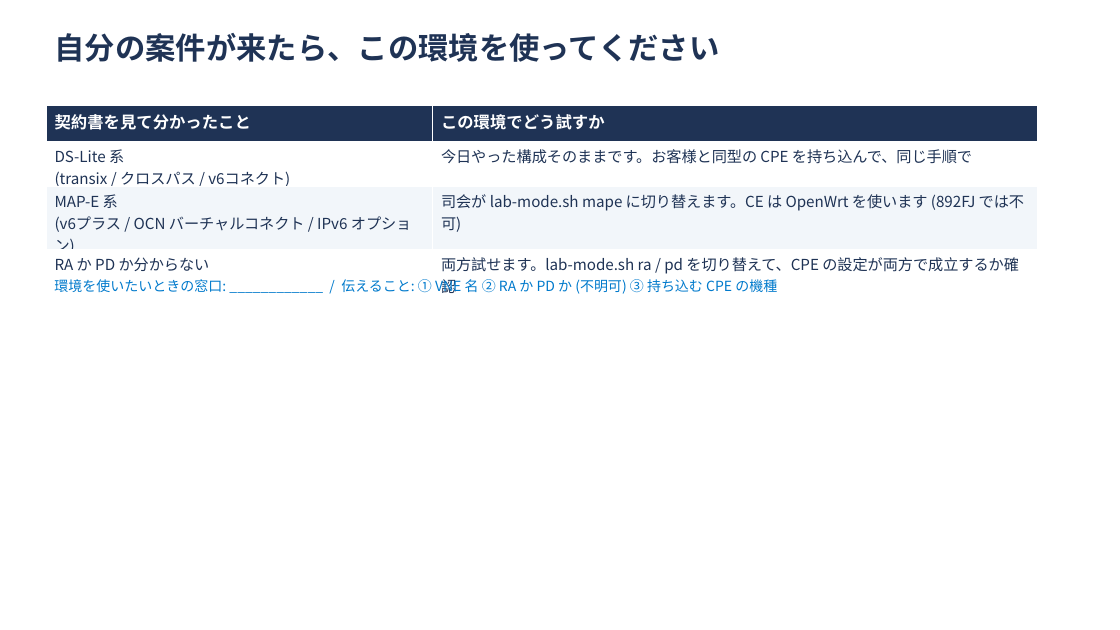
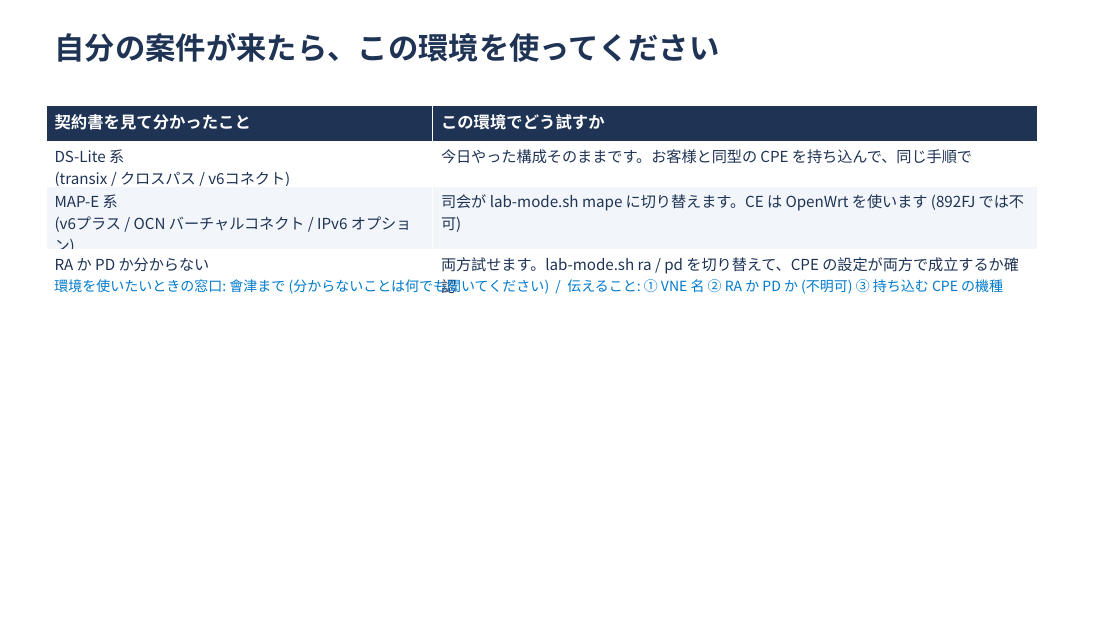
Before and after one commit to ginchankawaii/claude-code-book-template, a slide deck: slide 30 of docs/ipoe-lab/slides/handson.pptx. Drawn at 1120x630 pixels with LibreOffice and Linux fonts; fonts in the diff are those of the drawing. Boxes give left, top, right and bottom in pixels: in the first picture for what was removed or moved away, otherwise in the second. Text is boxed around its words. In the diff, an @@ line names an element or a change of style, - is before the commit and + after.

```diff
--- a/docs/ipoe-lab/slides/handson.pptx
+++ b/docs/ipoe-lab/slides/handson.pptx
@@ text at (54, 279, 1003, 294): text changed @@
-環境を使いたいときの窓口: ____________ / 伝えること: ① VNE 名 ② RA か PD か (不明可) ③ 持ち込む CPE の機種
+環境を使いたいときの窓口: 會津まで (分からないことは何でも聞いてください) / 伝えること: ① VNE 名 ② RA か PD か (不明可) ③ 持ち込む CPE の機種
```
Also in this commit, not shown: 6 other files.
